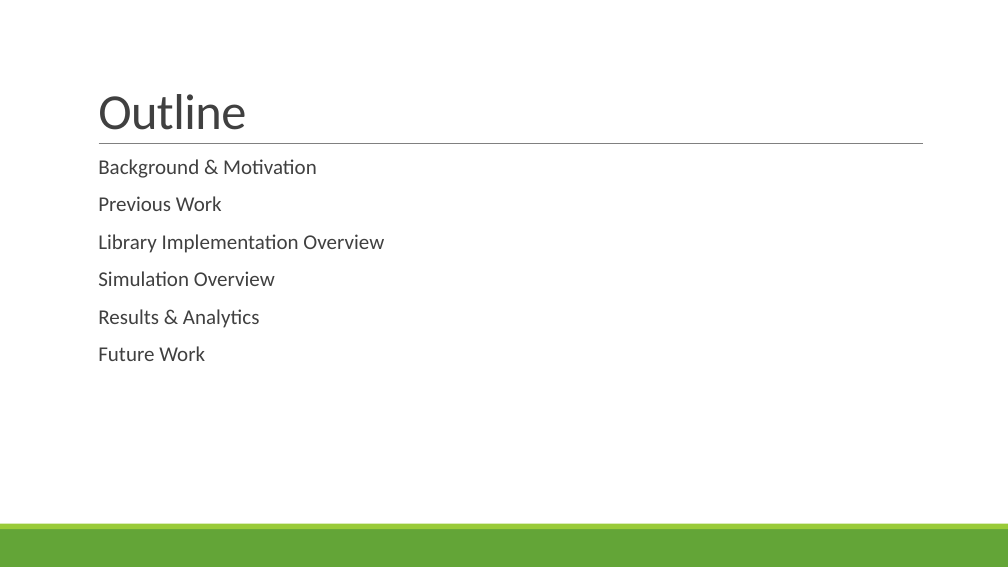
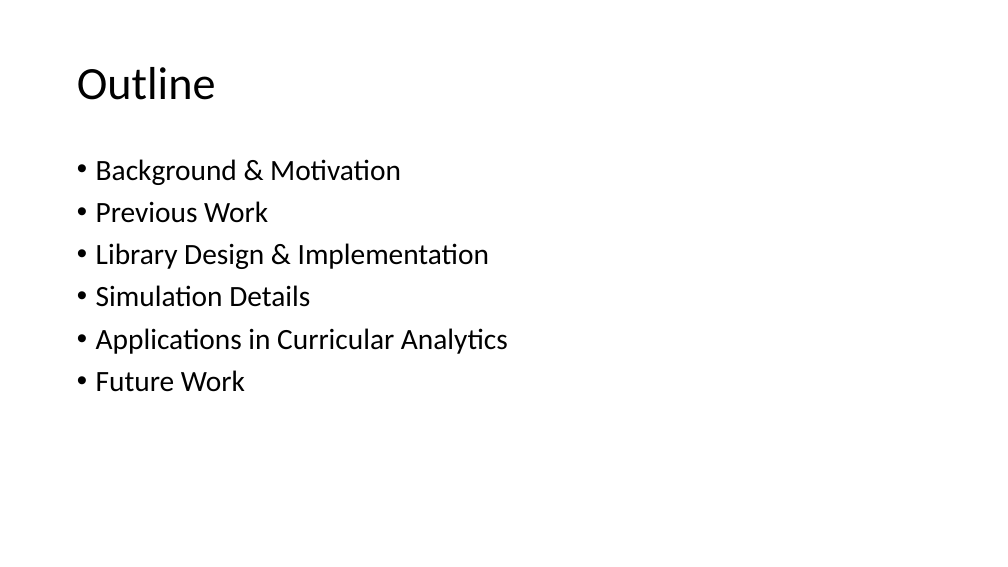
Before and after one commit to M-S-H/thesis, a slide deck: slide 2 of Defense.pptx. Drawn at 1008x567 pixels with LibreOffice and Linux fonts; fonts in the diff are those of the drawing. Boxes give left, top, right and bottom in pixels: in the first picture for what was removed or moved away, otherwise in the second. Text is boxed around its words. In the diff, an @@ line names an element or a change of style, - is before the commit and + after.

```diff
--- a/Defense.pptx
+++ b/Defense.pptx
@@ title "Outline" moved from (x1=98, y1=94, x2=246, y2=130) to (x1=77, y1=67, x2=216, y2=100) @@
@@ title "Outline" at (x1=77, y1=67, x2=216, y2=100): size 48 to 44 pt, text colour #404040 to #000000, letter spacing -0.5 to 0 pt; line spacing 0.85 to 0.9; vertical alignment bottom to middle @@
@@ line removed from (99, 144) to (923, 144) @@
@@ text at (x1=96, y1=159, x2=401, y2=392): size 20 to 28 pt, text colour #404040 to #000000 in "Background & Motivation", "Previous Work", "Future Work"; bullet   to •; less space between paragraphs @@
@@ text at (x1=96, y1=243, x2=508, y2=354): text changed; size 20 to 28 pt; text colour #404040 to #000000 @@
-  Library Implementation Overview
-  Simulation Overview
-  Results & Analytics
+• Library Design & Implementation
+• Simulation Details
+• Applications in Curricular Analytics
@@ rectangle removed at (x1=0, y1=529, x2=1008, y2=567) @@
@@ rectangle removed at (x1=0, y1=524, x2=1008, y2=529) @@
```
Also in this commit, not shown: 2 other slides changed, 27 slides added, 22 other files.
